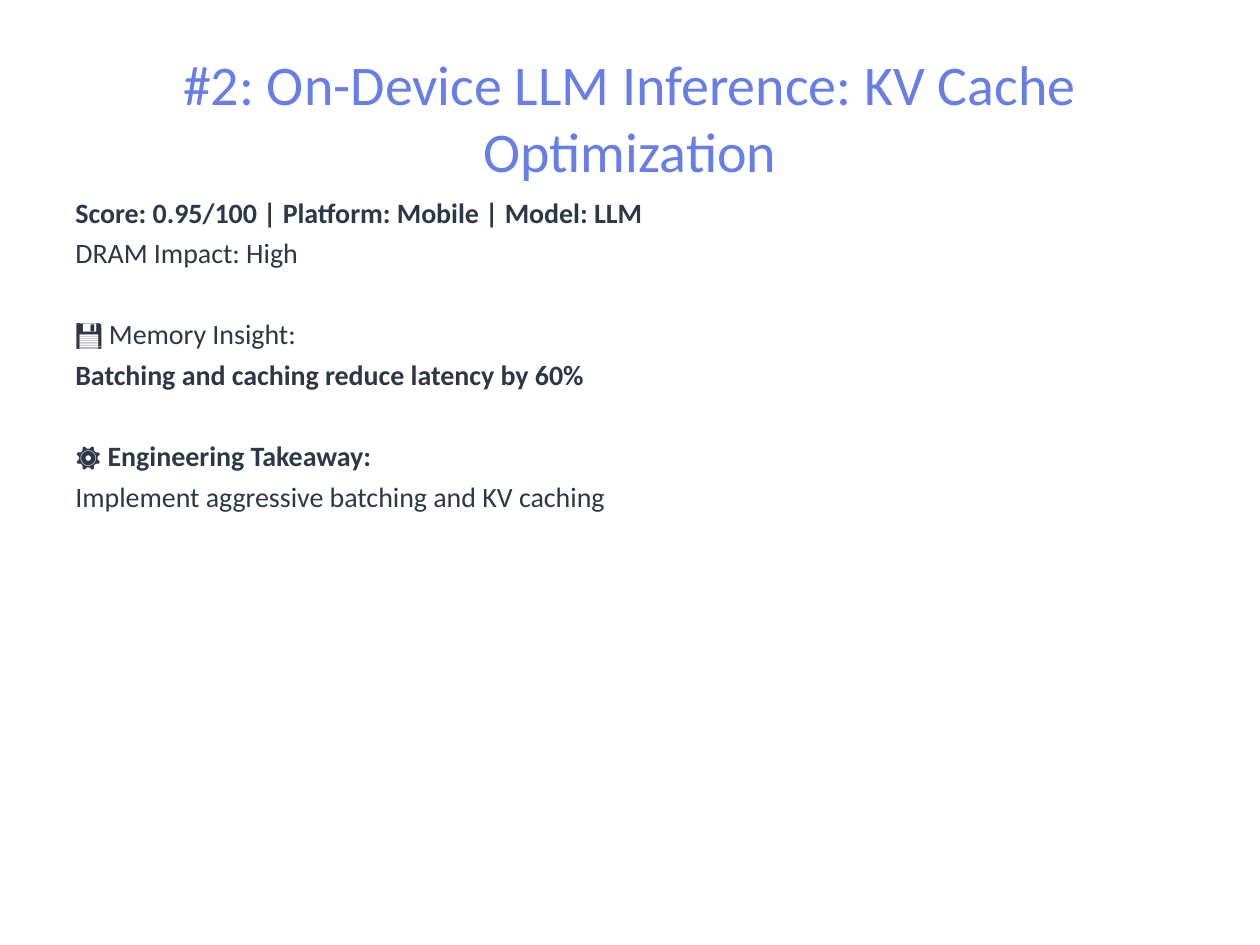
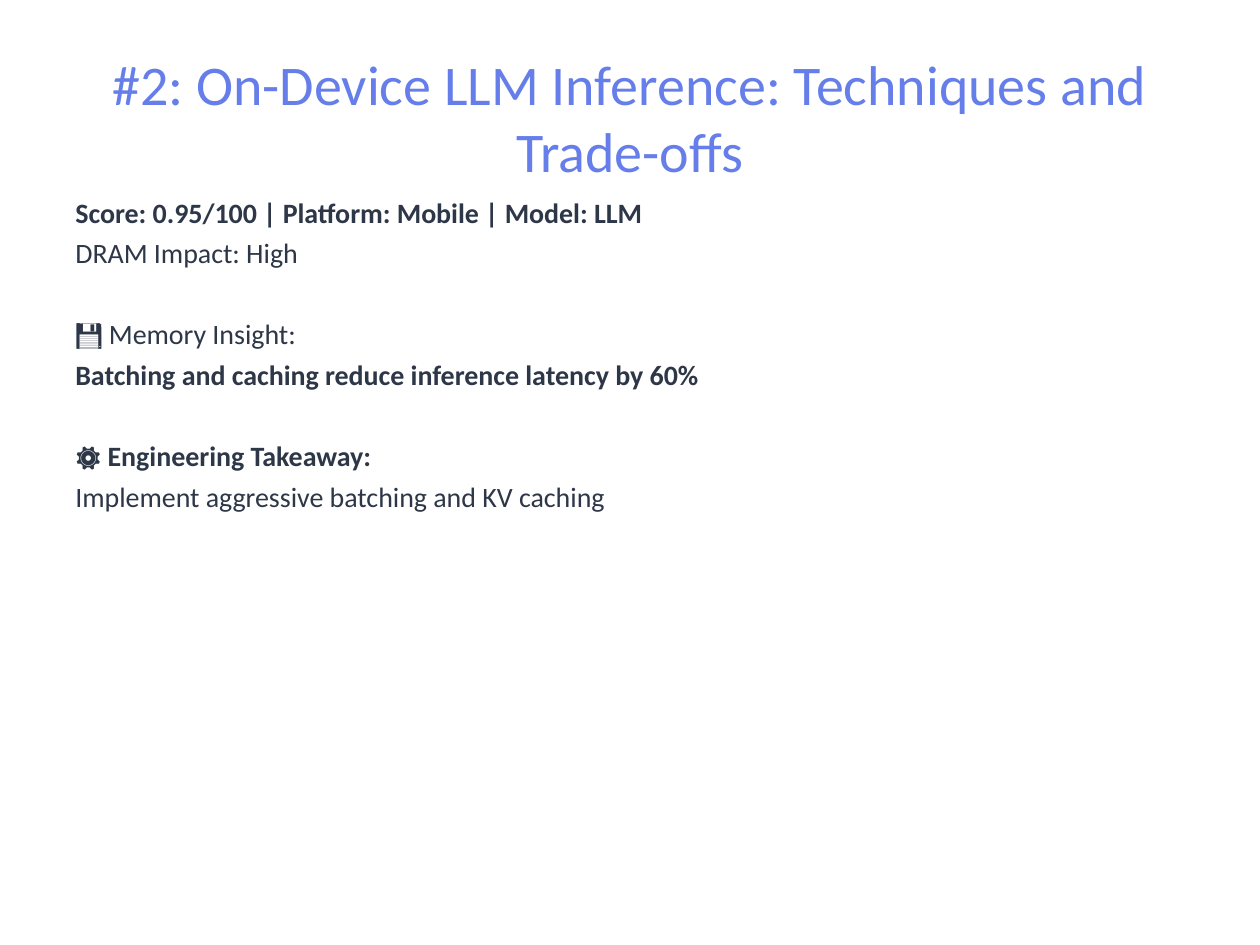
Before and after one commit to pbtsvinaysukhesh/dea-genai-agent, a slide deck: slide 5 of results/reports/report.pptx. Drawn at 1260x945 pixels with LibreOffice and Linux fonts; fonts in the diff are those of the drawing. Boxes give left, top, right and bottom in pixels: in the first picture for what was removed or moved away, otherwise in the second. Text is boxed around its words. In the diff, an @@ line names an element or a change of style, - is before the commit and + after.

```diff
--- a/results/reports/report.pptx
+++ b/results/reports/report.pptx
@@ title at [112,66,1146,173]: text changed @@
-#2: On-Device LLM Inference: KV Cache Optimization
+#2: On-Device LLM Inference: Techniques and Trade-offs
@@ text at [75,365,699,390]: text changed @@
-Batching and caching reduce latency by 60%
+Batching and caching reduce inference latency by 60%
```
Also in this commit, not shown: 7 other slides changed, 3 slides added, 23 other files.
